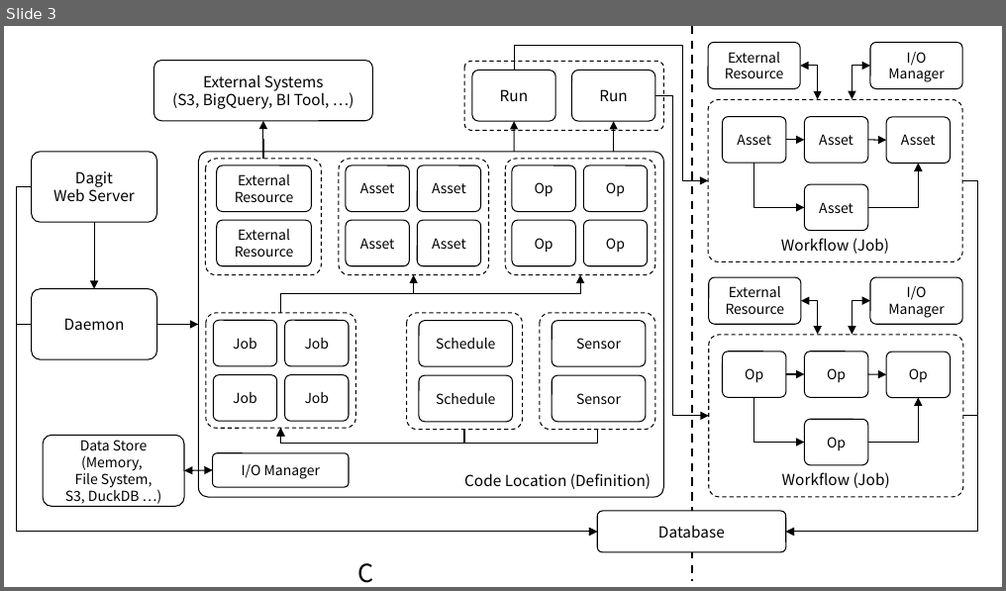
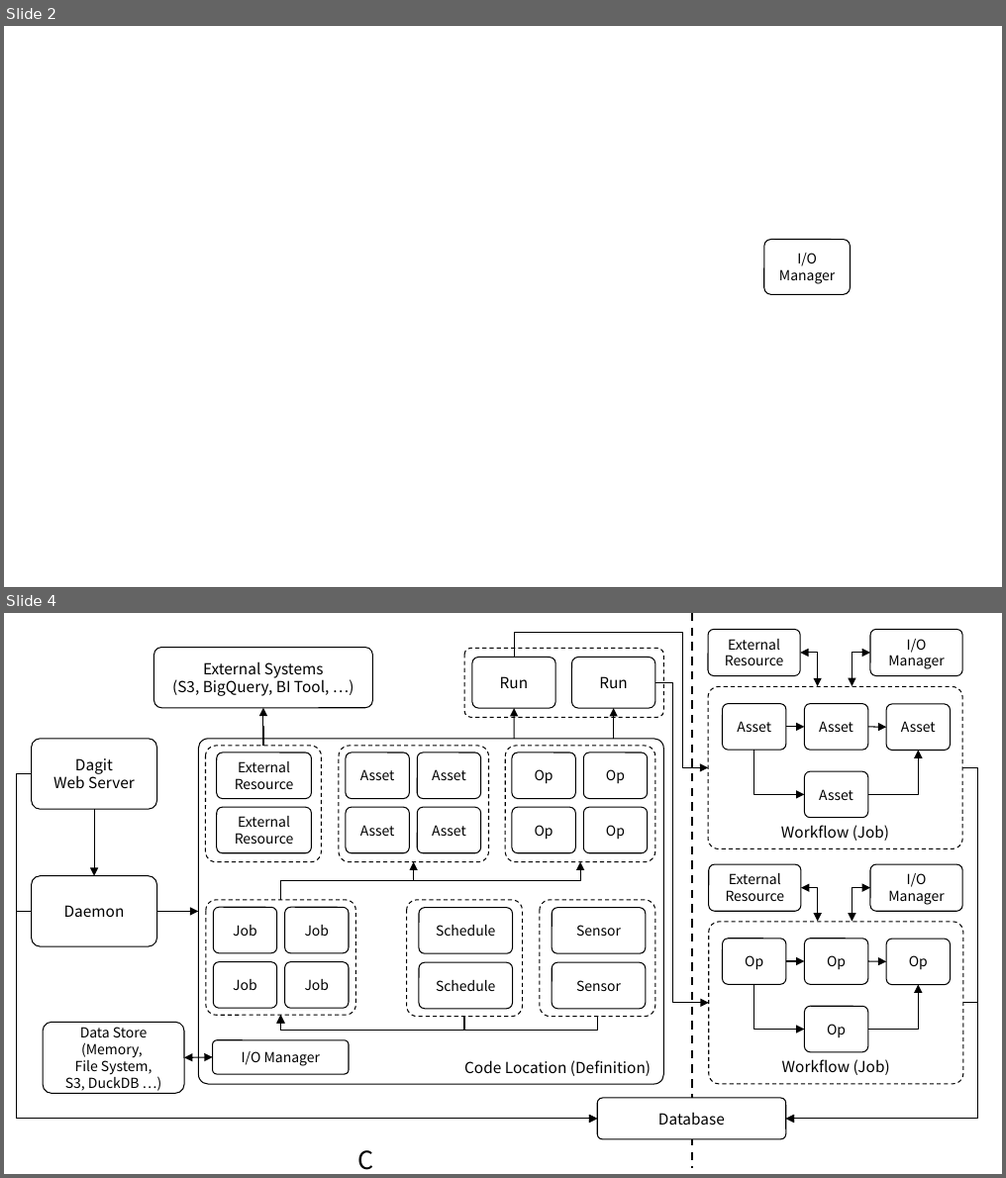
Before and after one commit to ssup2/blog-software, a slide deck: content/docs/theory-analysis/dagster-architecture/images/images.pptx. Shown one above the other, each under a label of ours: slide 3 before the commit, slides 2 and 4 after it; the slides between them are not shown. The pictures are 1006x591 and 1006x1178 pixels, drawn with LibreOffice and Linux fonts; fonts in the diff are those of the drawing. Boxes give left, top, right and bottom in pixels: in the first picture for what was removed or moved away, otherwise in the second. Text is boxed around its words. In the diff, an @@ line names an element or a change of style, - is before the commit and + after.

```diff
--- a/content/docs/theory-analysis/dagster-architecture/images/images.pptx
+++ b/content/docs/theory-analysis/dagster-architecture/images/images.pptx
@@ slide 2 added at (4,26,1002,587), background #FFFFFF @@
@@ rounded rectangle added at (764,240,850,294), fill #FFFFFF, outline #000000 0.75 pt, 10 pt, text #000000 @@
+I/O Manager
@@ what was slide 3 is now slide 4 @@
```
Also in this commit, not shown: 1 slide changed, 1 other slide added, 1 slide removed, 17 other files.
